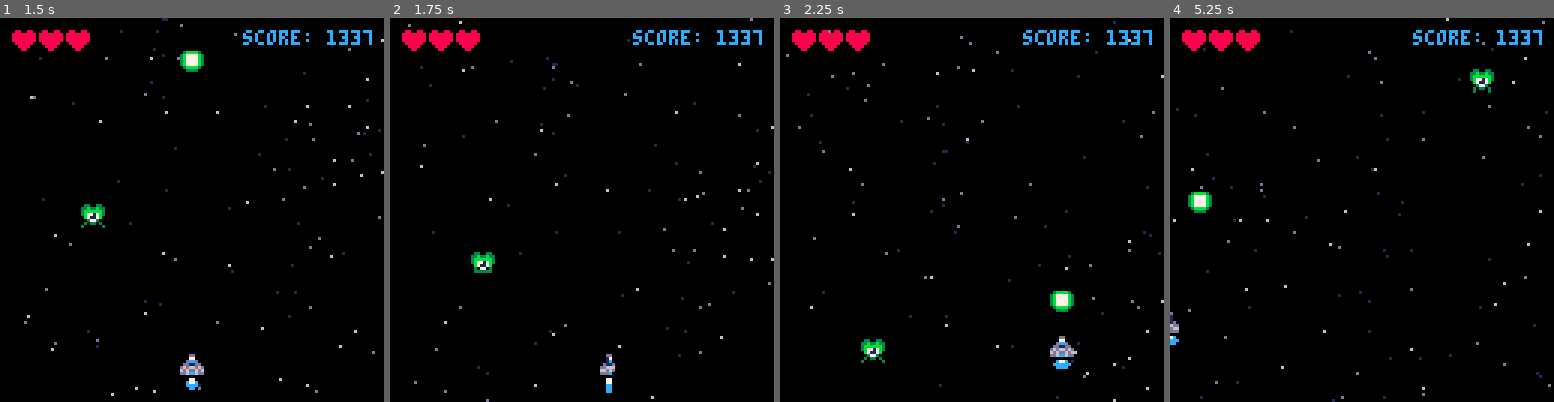
Above: before the commit, frames 1-4 (left to right).
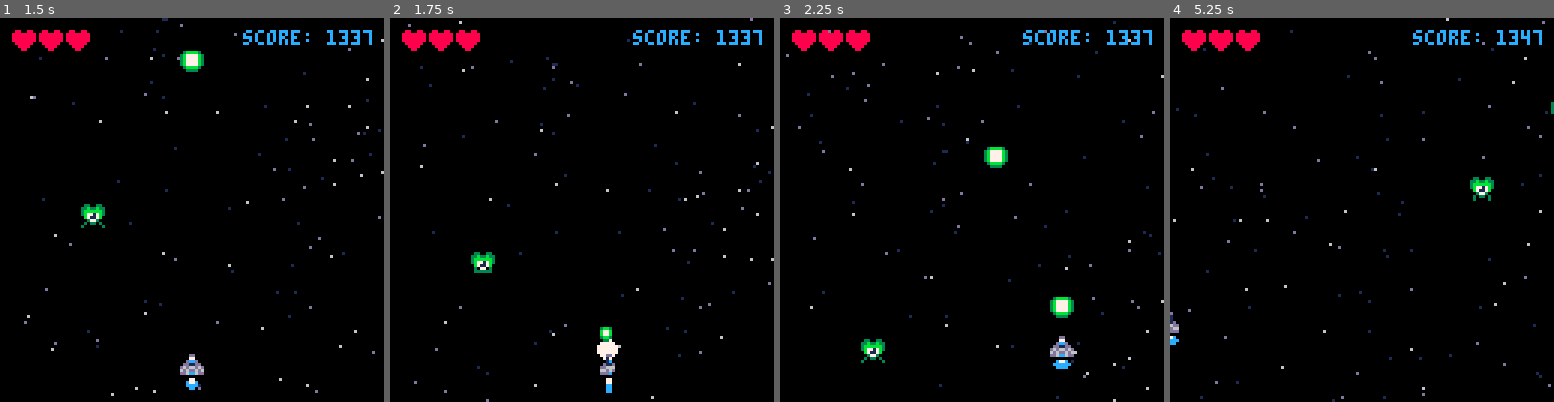
Above: after the commit, the same moments.

Repository: salty-max/cherry-bomb
Game: PICO-8 cartridge cherry.p8
Two runs of this game, one before a commit and one after it. Both use one fixed random seed, a clock stepped at 60 frames per second and the inputs below.
Inputs:
- Up to frame 1 (1.5 s): tap X (X key) at 0.33, 1.07 s; tap O (Z key) at 0.7 s
- Up to frame 2 (1.75 s): hold Right from 1.6 s (still down); tap O (Z key) at 1.7 s
- Up to frame 3 (2.25 s): tap X (X key) at 1.85 s; release Right at 2.1 s; tap O (Z key) at 2.1 s; hold Up from 2.15 s (still down)
- Up to frame 4 (5.25 s): release Up at 2.42 s; hold Right 2.47-3.03 s; tap O (Z key) every 0.4 s from 2.5 to 4.9 s; tap X (X key) at 2.97, 4.08, 5.2 s; hold Left 3.08-3.58 s; hold Down 3.63-3.97 s; hold Right 4.02-4.68 s; hold Up 4.73-5.03 s; hold Left from 5.08 s (still down)

Frame 1 is identical in both runs. In frame 2, 0.3% of the frame differs, in the area x 53-60%, y 80-90%; in frame 3, 0.6%; in frame 4, 0.9%, in the area x 4-100%, y 3-51%.

Commit message:
feat: mobs hp and flash on hit

Diff:
--- a/src/draw.lua
+++ b/src/draw.lua
@@ -25,7 +25,14 @@
 
 function draw_mobs()
   for m in all(mobs) do
+    if m.flash > 0 then
+      m.flash -= 1
+      for i = 1, 15 do
+        pal(i, 7)
+      end
+    end
     draw_spr(m)
+    pal()
   end
 end
 
--- a/src/main.lua
+++ b/src/main.lua
@@ -1,3 +1,5 @@
+d_mobs={name=split("brainy"),hp=split("2"),atk=split("1"),sp=split("128")}
+
 function _init()
   stars = {}
   make_starfield()
--- a/src/mobs.lua
+++ b/src/mobs.lua
@@ -1,12 +1,23 @@
-function make_mob(x, y)
-  add(mobs, {
+function make_mob(idx, x, y)
+  local m = {
+    name = d_mobs.name[idx],
     x = x,
     y = y,
+    hp = d_mobs.hp[idx],
+    max_hp = d_mobs.hp[idx],
+    atk = d_mobs.atk[idx],
     spr = 1,
-    anm = {128, 129, 130, 131}
-  })
+    flash = 0,
+    anm = {}
+  }
+
+  for i = 0, 3 do
+    add(m.anm, d_mobs.sp[idx] + i)
+  end
+
+  add(mobs, m)
 end
 
 function spawn_mob()
-  make_mob(rnd(120), -7)
+  make_mob(1, rnd(120), -7)
 end
--- a/src/ship.lua
+++ b/src/ship.lua
@@ -39,7 +39,7 @@
       sfx(0)
       muzzle = 5
       make_bullet(ship.x, ship.y - 6)
-      shoot_cd = 8
+      shoot_cd = 4
     else
       shoot_cd -= 1
     end
--- a/src/update.lua
+++ b/src/update.lua
@@ -16,11 +16,10 @@
 
     for m in all(mobs) do
       if collide(b, m) then
-        sfx(2)
+        m.hp -= 1
+        m.flash = 2
         del(bul, b)
-        del(mobs, m)
-        spawn_mob()
-        score += 10
+        sfx(3)
       end
     end
 
@@ -37,7 +36,6 @@
         sfx(1)
         lives -= 1
         invul = 60
-        sfx(1)
         --del(mobs, m)
       end
     end
@@ -64,6 +62,13 @@
 
     if m.y > 128 then
       del(mobs, m)
+      spawn_mob()
+    end
+
+    if m.hp <= 0 then
+      sfx(2)
+      del(mobs, m)
+      score += 10
       spawn_mob()
     end
 
Not shown, changed: the sound effects (__sfx__) section of cherry.p8
